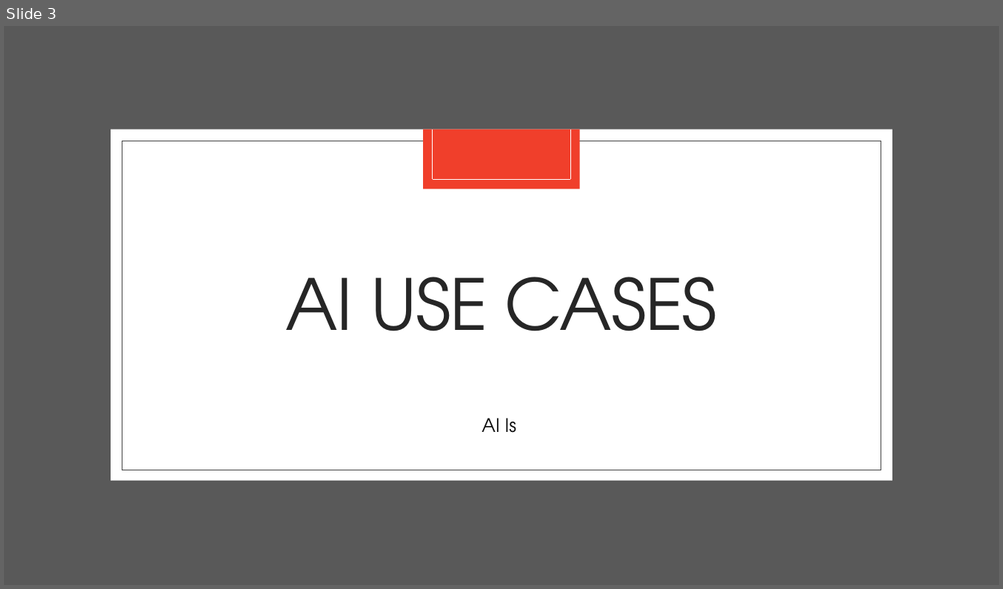
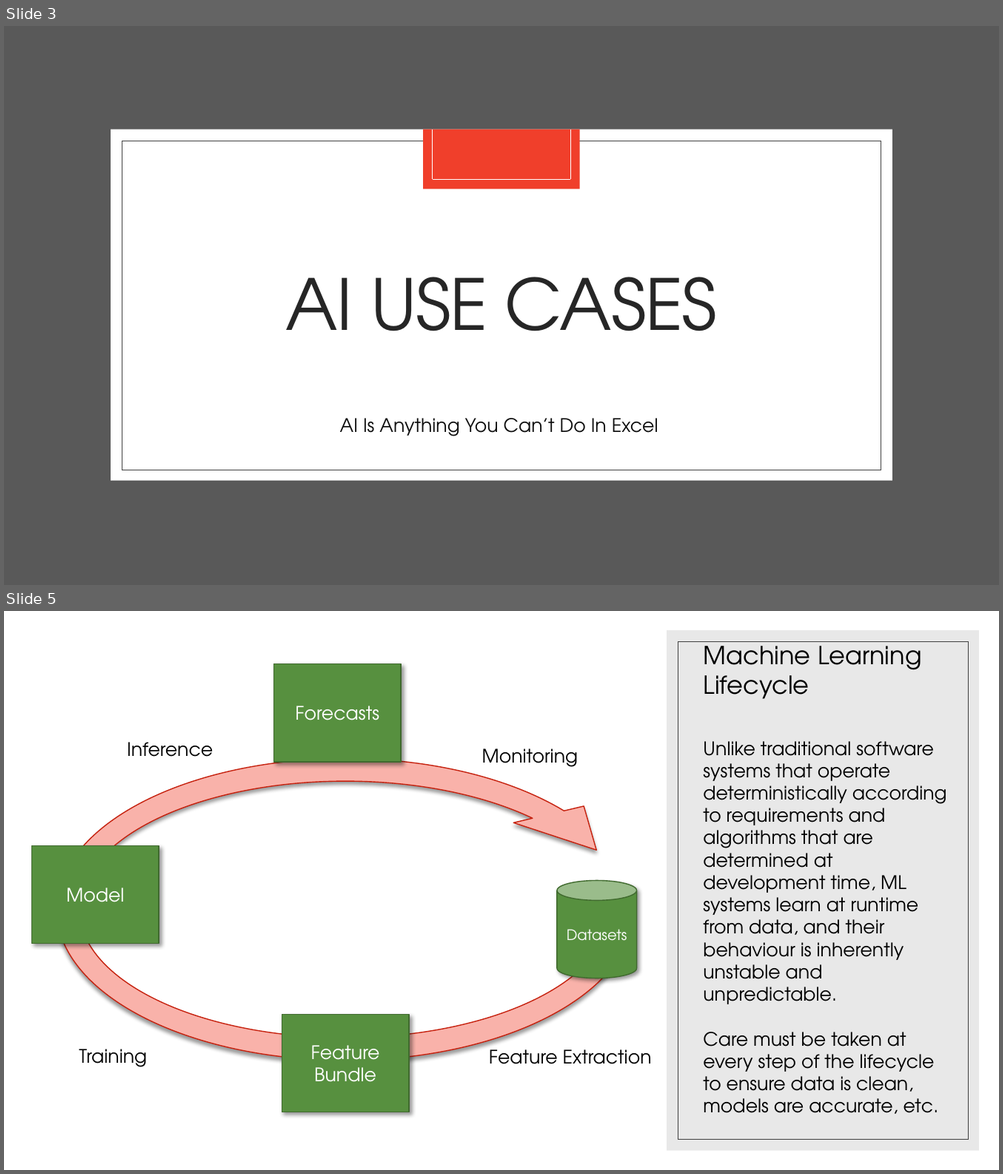
Before and after one commit to apetresc/rotman-ml, a slide deck: Day 3-4.pptx. Shown one above the other, each under a label of ours: slide 3 before the commit, slides 3 and 5 after it; the slides between them are not shown. The pictures are 1003x589 and 1003x1174 pixels, drawn with LibreOffice and Linux fonts; fonts in the diff are those of the drawing. Boxes give left, top, right and bottom in pixels: in the first picture for what was removed or moved away, otherwise in the second. Text is boxed around its words. In the diff, an @@ line names an element or a change of style, - is before the commit and + after.

```diff
--- a/Day 3-4.pptx
+++ b/Day 3-4.pptx
@@ slide 5 added at box(4, 611, 999, 1170), background #FFFFFF @@
@@ rectangle added at box(666, 630, 979, 1151), fill #D9D9D9 at 60% opacity @@
@@ rectangle added at box(677, 641, 968, 1140), outline #404040 0.5 pt @@
@@ title added at box(703, 641, 922, 699), 24 pt, text #000000 @@
+Machine Learning Lifecycle
@@ rectangle added at box(274, 664, 401, 762), fill #57903F, outline #406B2F 1 pt, 18 pt, text #FFFFFF @@
+Forecasts
@@ circular arrow added at box(31, 734, 658, 1085), fill #F9B2AA, outline #C6210E 1 pt @@
@@ text added at box(127, 742, 213, 757), 18 pt, text #000000 @@
+Inference
@@ text added at box(703, 741, 947, 1114), 18 pt, text #000000 @@
+Unlike traditional software systems that operate deterministically according to requirements and algorithms that are determined at development time, ML systems learn at runtime from data, and their behaviour is inherently unstable and unpredictable.
+Care must be taken at every step of the lifecycle to ensure data is clean, models are accurate, etc.
@@ text added at box(482, 749, 578, 767), 18 pt, text #000000 @@
+Monitoring
@@ rectangle added at box(31, 846, 159, 944), fill #57903F, outline #406B2F 1 pt, 18 pt, text #FFFFFF @@
+Model
@@ cylinder added at box(557, 881, 637, 979), fill #57903F, outline #406B2F 1 pt, 14 pt, text #FFFFFF @@
+Datasets
@@ rectangle added at box(282, 1014, 408, 1113), fill #57903F, outline #406B2F 1 pt, 18 pt, text #FFFFFF @@
+Feature Bundle
@@ text added at box(79, 1049, 147, 1068), 18 pt, text #000000 @@
+Training
@@ text added at box(489, 1045, 652, 1065), 18 pt, text #000000 @@
+Feature Extraction
@@ slide 3 changed as well @@
@@ text at box(340, 418, 658, 437): text changed @@
-AI Is
+AI Is Anything You Can’t Do In Excel
```
Also in this commit, not shown: 2 other slides changed, 5 other slides added, 1 slide removed.
